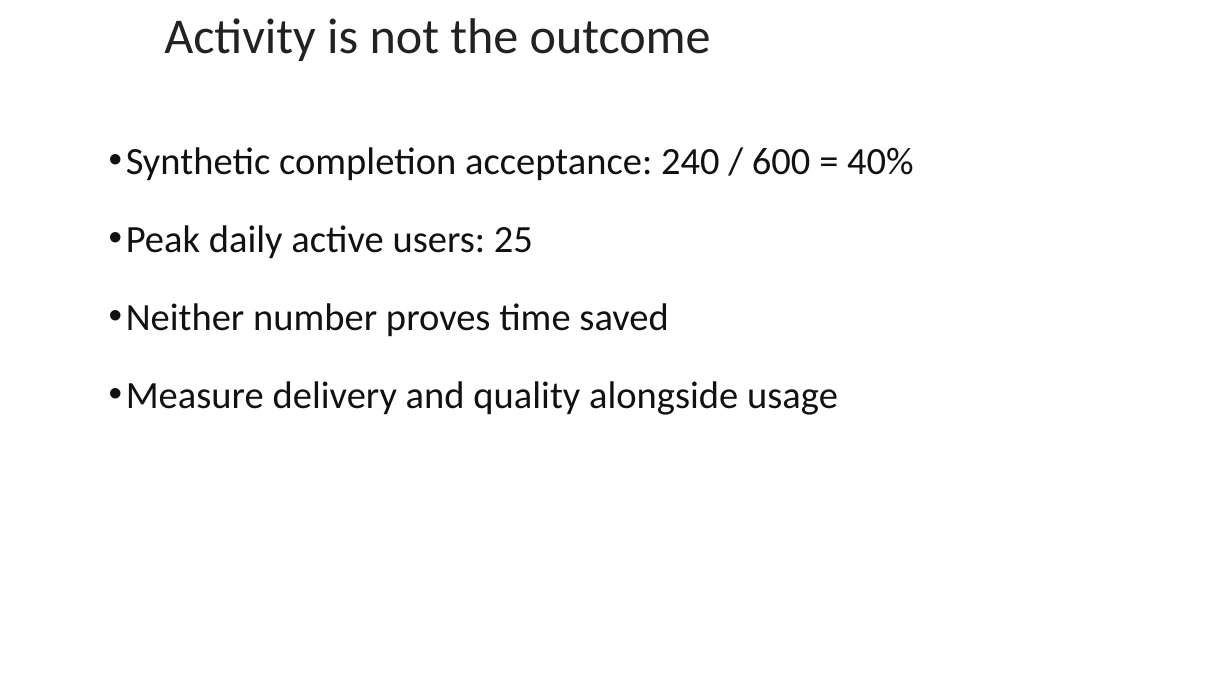
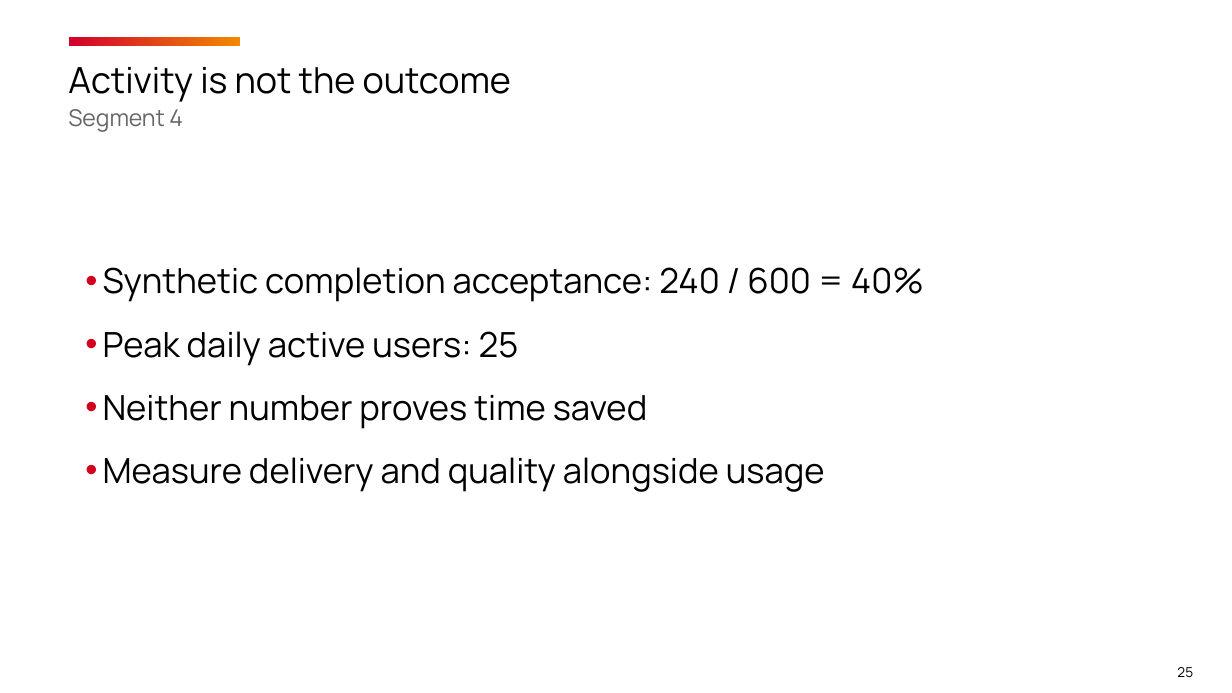
Before and after one commit to timothywarner-org/copilot-cert-prep, a slide deck: slide 25 of warner-github-cert-prep-september-2026.pptx (slide 21 before the commit). Drawn at 1232x693 pixels with LibreOffice and Linux fonts; fonts in the diff are those of the drawing; background and template pictures are left out. Boxes give left, top, right and bottom in pixels: in the first picture for what was removed or moved away, otherwise in the second. Text is boxed around its words. In the diff, an @@ line names an element or a change of style, - is before the commit and + after.

Commit message:
Apply OReilly template and four-segment course refresh

```diff
--- a/warner-github-cert-prep-september-2026.pptx
+++ b/warner-github-cert-prep-september-2026.pptx
@@ title "Activity is not the outcome": place and size @@
-title "Activity is not the outcome" at (164,18,711,61)
+title "Activity is not the outcome" at (68,67,511,132)
@@ rectangle added at (70,36,241,46), fill gradient #D3002D to #F18901 @@
@@ title at (68,67,511,102): size 29.2 to 21 pt, font Calibri to Manrope, text colour #222222 to #000000 in "Activity is not the outcome"; line spacing 1 to 1.08 @@
@@ title at (68,109,183,132): paragraph added @@
+Segment 4
@@ text "Synthetic completion acceptance: 240 / ...": place and size @@
-text "Synthetic completion acceptance: 240 / ..." at (126,147,914,415)
+text "Synthetic completion acceptance: 240 / ..." at (103,267,924,492)
@@ text "Synthetic completion acceptance: 240 / ..." at (103,267,924,492): size 22.5 to 20.2 pt, font Calibri to Manrope, text colour #111111 to #000000; indent changed; line spacing 1 to 1.15; less space between paragraphs @@
@@ page number added at (1177,667,1193,677), 8 pt, text #000000 @@
+25
```
Also in this commit, not shown: 19 other slides changed, 8 slides added, 4 slides removed, 28 other files.
